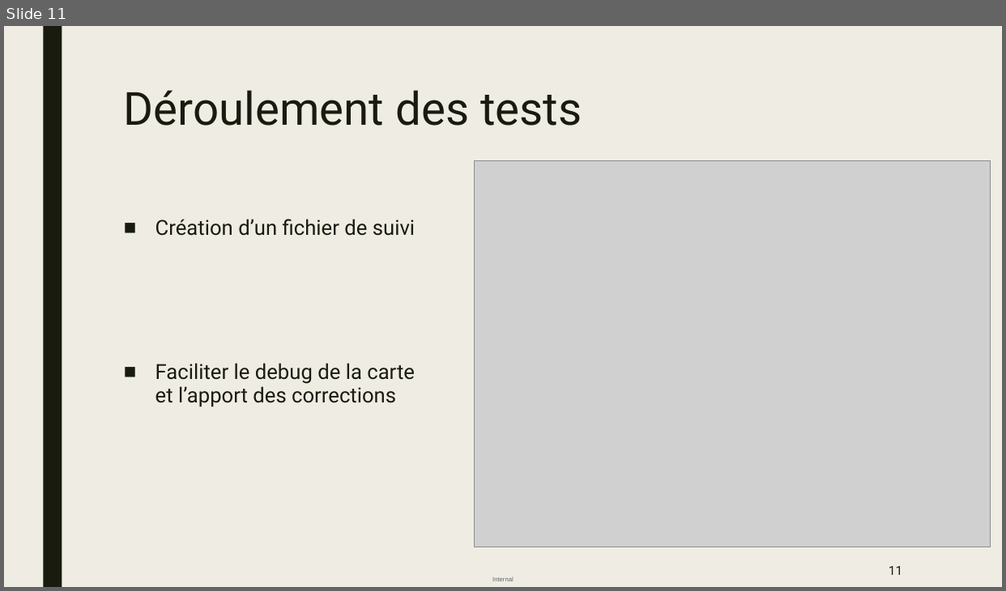
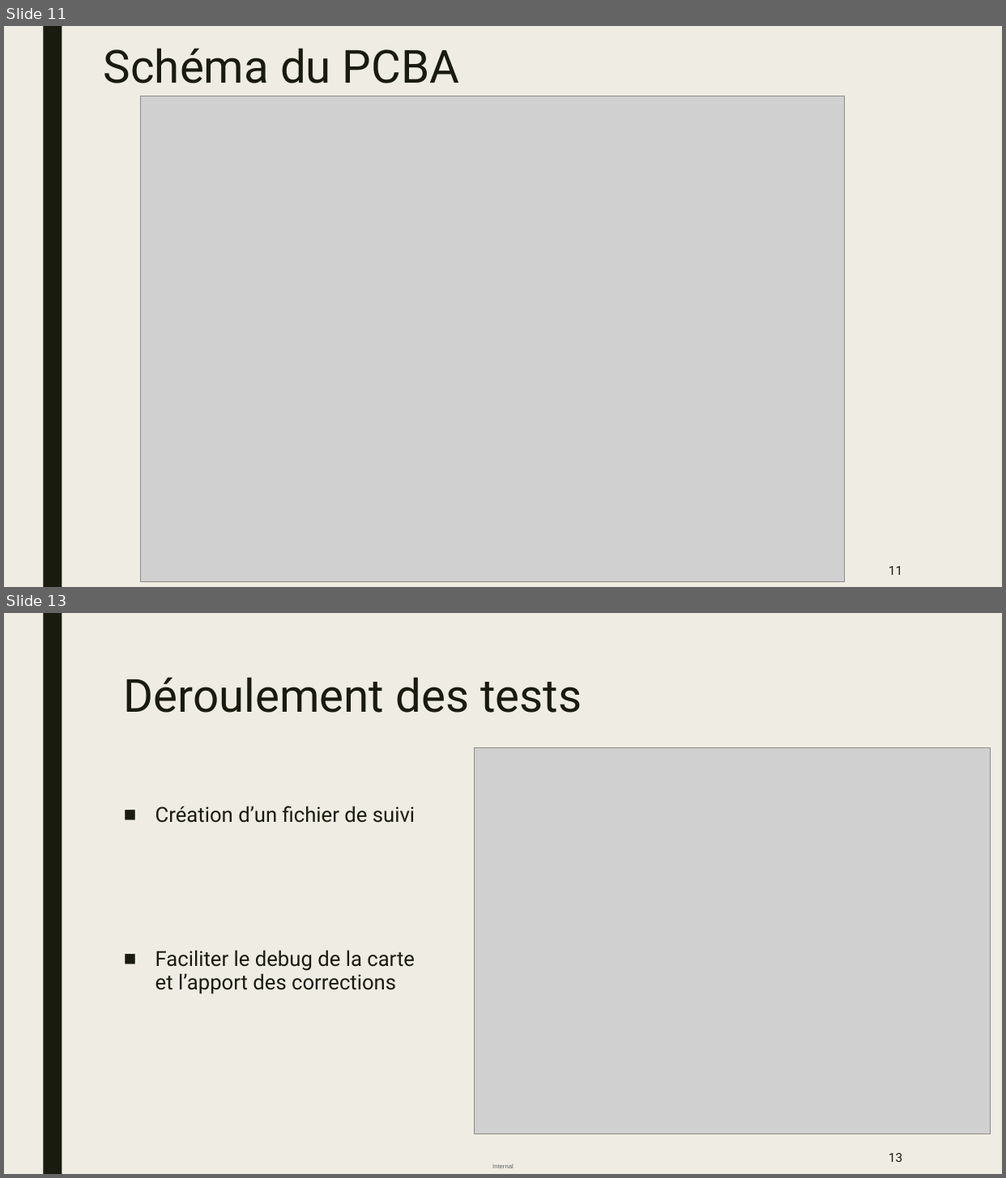
Before and after one commit to antopoid/Projet-frelons, a slide deck: Présentation_soutenance.pptx. Shown one above the other, each under a label of ours: slide 11 before the commit, slides 11 and 13 after it; the slides between them are not shown. The pictures are 1006x591 and 1006x1178 pixels, drawn with LibreOffice and Linux fonts; fonts in the diff are those of the drawing; grey boxes stand for pictures. Boxes give left, top, right and bottom in pixels: in the first picture for what was removed or moved away, otherwise in the second. Text is boxed around its words. In the diff, an @@ line names an element or a change of style, - is before the commit and + after.

```diff
--- a/Présentation_soutenance.pptx
+++ b/Présentation_soutenance.pptx
@@ slide 11 added at box(4, 26, 1002, 587), background #EFEDE3; not listed: 2 template elements that a slide beside it also shows @@
@@ title added at box(104, 48, 459, 84), 44 pt, text #191B0E @@
+Schéma du PCBA
@@ picture added at box(140, 96, 845, 582) @@
@@ page number added at box(889, 566, 902, 575), 12 pt, text #191B0E @@
+11
@@ what was slide 11 is now slide 13 @@
@@ page number at box(889, 1153, 902, 1162): text changed @@
-11
+13
```
Also in this commit, not shown: 2 slides changed, 2 other slides added, 2 other files.
